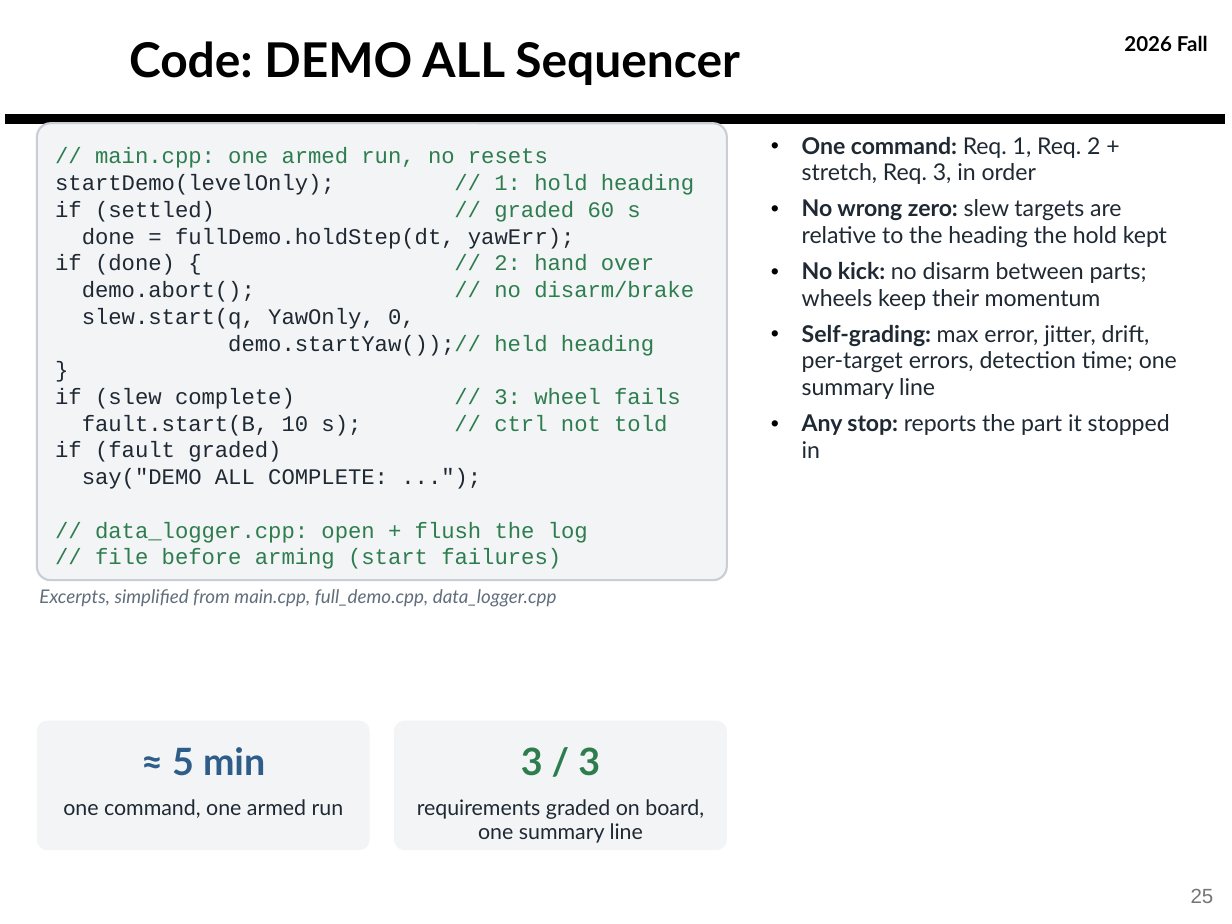
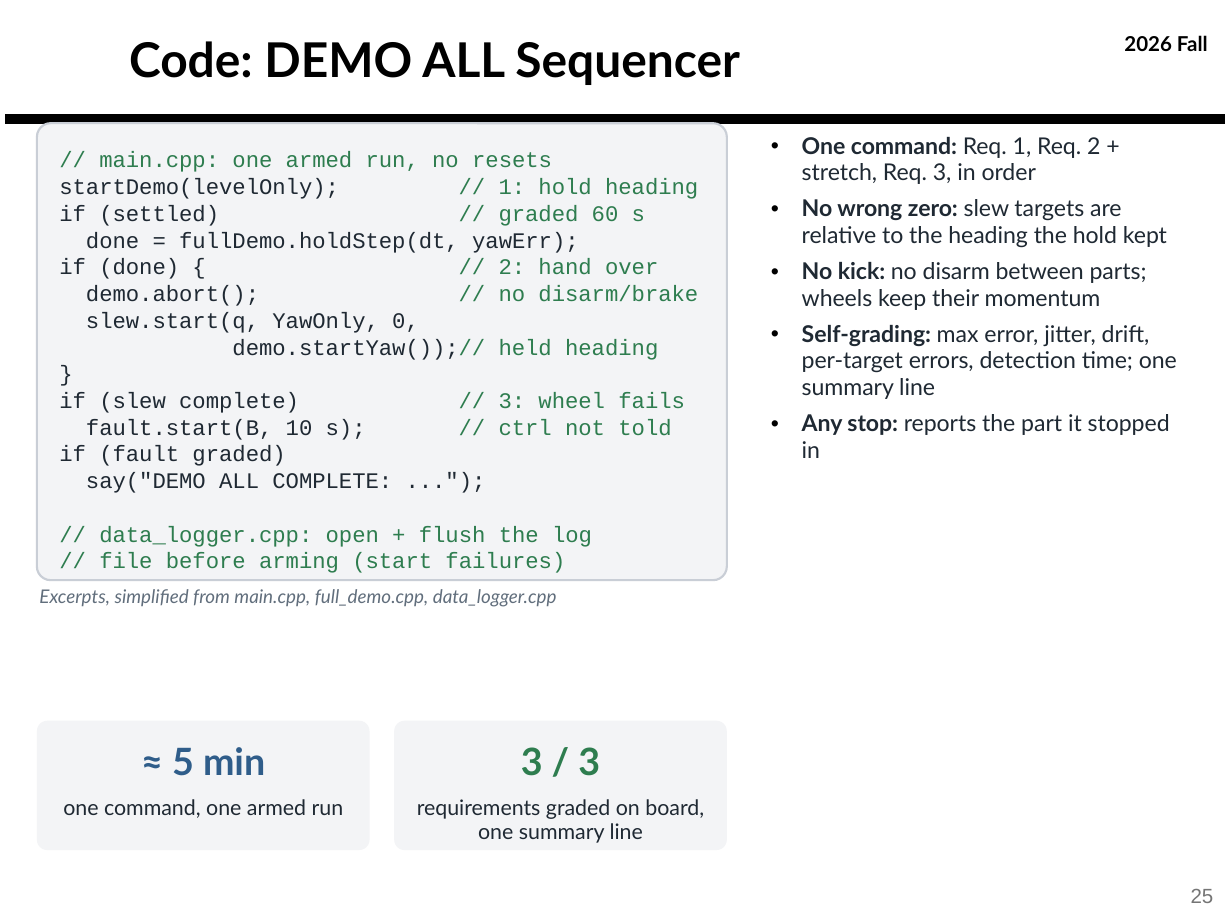
Before and after one commit to derek-weissinger-usafa/Astro-331-Lab-8, a slide deck: slide 25 of Reports/Astro 331 Lab 8_2_3 Body Final Pres.pptx. Drawn at 1232x924 pixels with LibreOffice and Linux fonts; fonts in the diff are those of the drawing; background and template pictures are left out. Boxes give left, top, right and bottom in pixels: in the first picture for what was removed or moved away, otherwise in the second. Text is boxed around its words. In the diff, an @@ line names an element or a change of style, - is before the commit and + after.

```diff
--- a/Reports/Astro 331 Lab 8_2_3 Body Final Pres.pptx
+++ b/Reports/Astro 331 Lab 8_2_3 Body Final Pres.pptx
@@ text removed at [55, 147, 694, 569] @@
-// main.cpp: one armed run, no resets
-startDemo(levelOnly); // 1: hold heading
-if (settled) // graded 60 s
-done = fullDemo.holdStep(dt, yawErr);
-if (done) { // 2: hand over
-demo.abort(); // no disarm/brake
-slew.start(q, YawOnly, 0,
-demo.startYaw());// held heading
-}
-if (slew complete) // 3: wheel fails
-fault.start(B, 10 s); // ctrl not told
-if (fault graded)
-say("DEMO ALL COMPLETE: ...");
-// data_logger.cpp: open + flush the log
-// file before arming (start failures)
@@ text in rounded rectangle at [59, 151, 698, 573]: text added @@
+// main.cpp: one armed run, no resets
+startDemo(levelOnly); // 1: hold heading
+if (settled) // graded 60 s
+done = fullDemo.holdStep(dt, yawErr);
+if (done) { // 2: hand over
+demo.abort(); // no disarm/brake
+slew.start(q, YawOnly, 0,
+demo.startYaw());// held heading
+}
+if (slew complete) // 3: wheel fails
+fault.start(B, 10 s); // ctrl not told
+if (fault graded)
+say("DEMO ALL COMPLETE: ...");
+// data_logger.cpp: open + flush the log
+// file before arming (start failures)
```
Also in this commit, not shown: 14 other slides changed, 3 other files.
